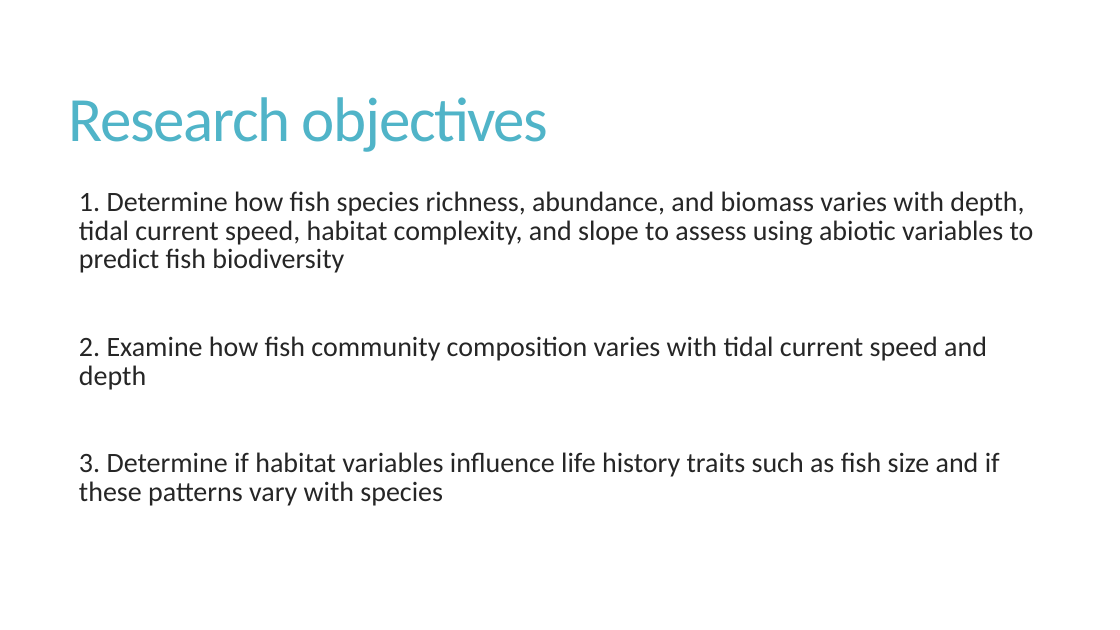
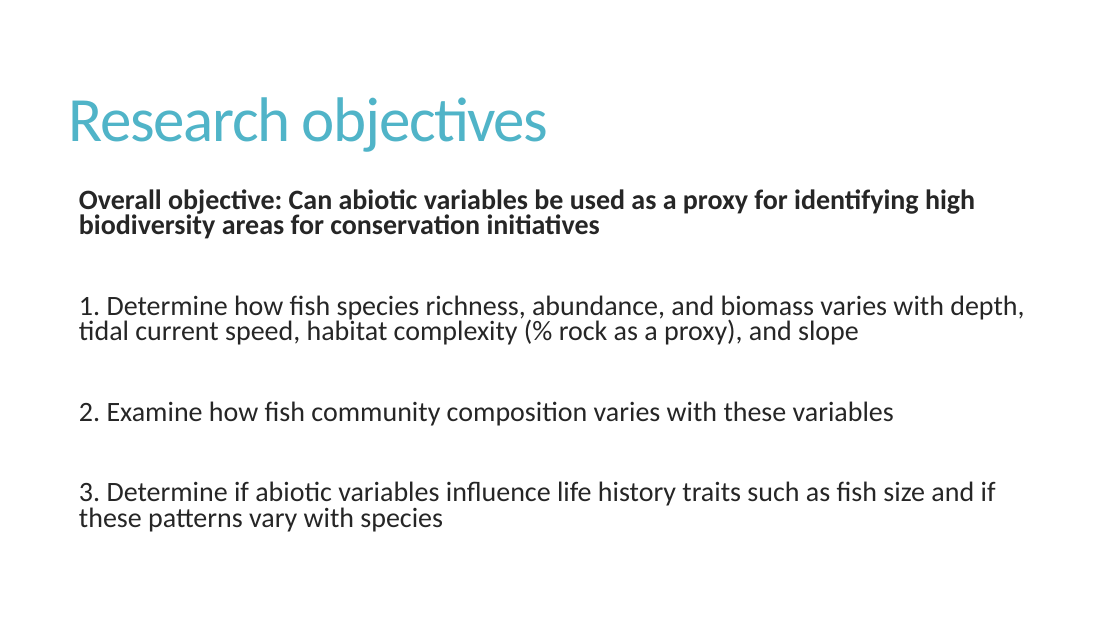
Before and after one commit to fionatfrancis/HiLo-Fish, a slide deck: slide 2 of HiLoAnalysisUpdate.pptx. Drawn at 1120x630 pixels with LibreOffice and Linux fonts; fonts in the diff are those of the drawing. Boxes give left, top, right and bottom in pixels: in the first picture for what was removed or moved away, otherwise in the second. Text is boxed around its words. In the diff, an @@ line names an element or a change of style, - is before the commit and + after.

```diff
--- a/HiLoAnalysisUpdate.pptx
+++ b/HiLoAnalysisUpdate.pptx
@@ text at <box>79,189,1024,532</box>: text changed @@
-  1. Determine how fish species richness, abundance, and biomass varies with depth, tidal current speed, habitat complexity, and slope to assess using abiotic variables to predict fish biodiversity
-  2. Examine how fish community composition varies with tidal current speed and depth
-  3. Determine if habitat variables influence life history traits such as fish size and if these patterns vary with species
+  Overall objective: Can abiotic variables be used as a proxy for identifying high biodiversity areas for conservation initiatives
+  1. Determine how fish species richness, abundance, and biomass varies with depth, tidal current speed, habitat complexity (% rock as a proxy), and slope
+  2. Examine how fish community composition varies with these variables
+  3. Determine if abiotic variables influence life history traits such as fish size and if these patterns vary with species
```
Also in this commit, not shown: 7 other slides changed, 4 slides added, 1 slide removed, 3 other files.
